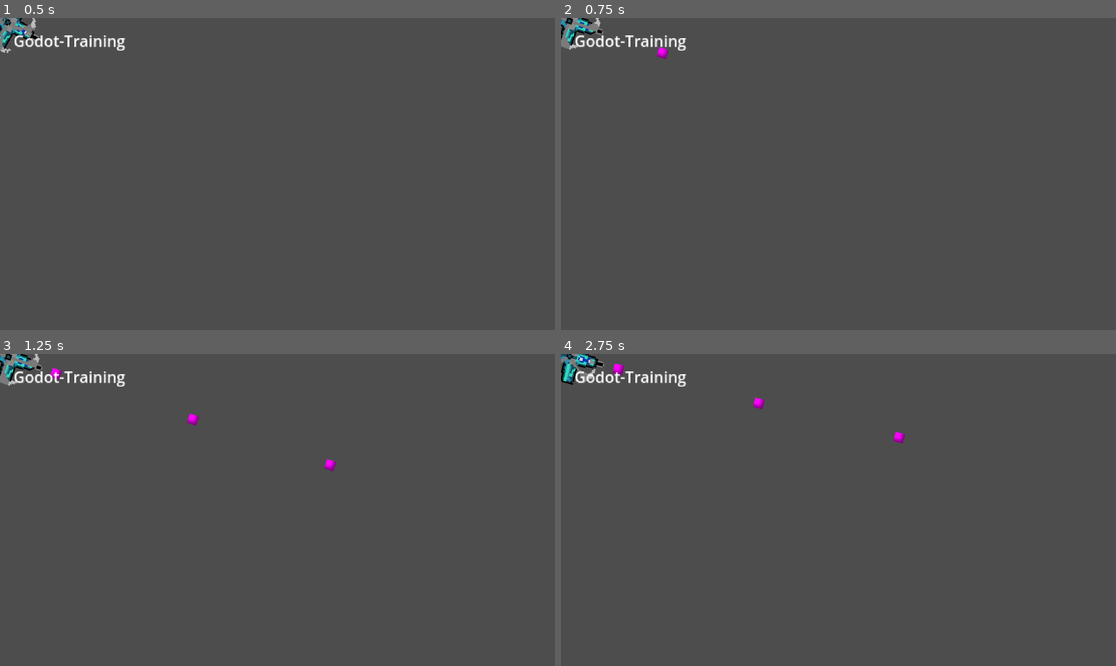
Above: before the commit, frames 1-4 (two rows, left to right).
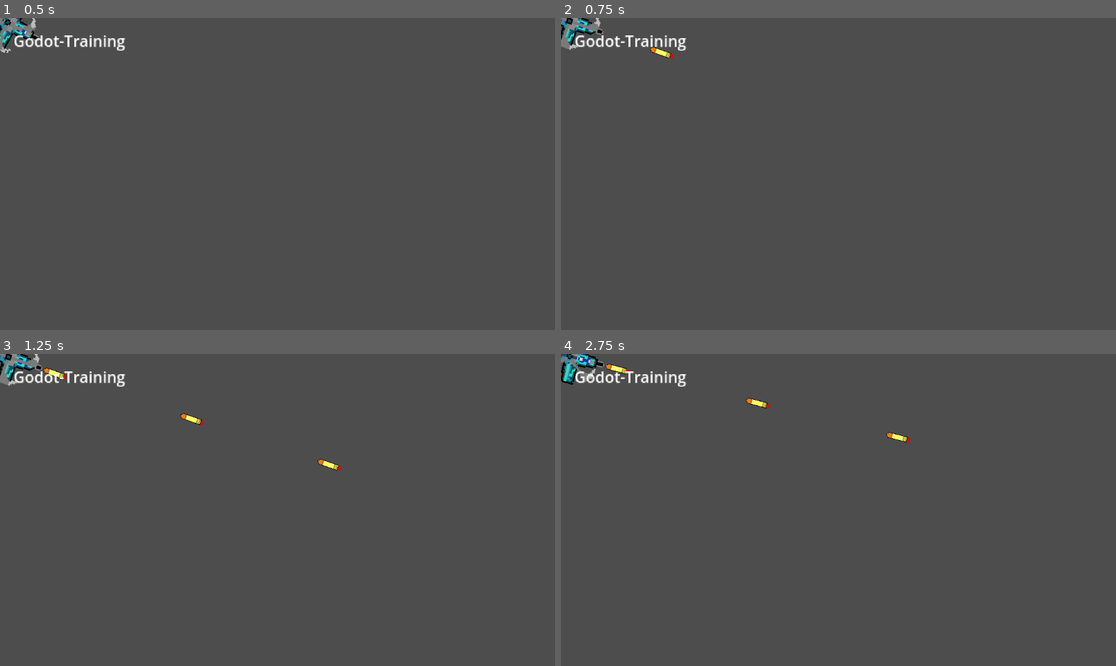
Above: after the commit, the same moments.

Repository: Aceralot/Shots-Fired
Game: Godot game, scene res://Scenes/Prototyping/PlayerMoveAndShoot.tscn
The game is run twice, just before and just after one commit, with the same random seed, the same clock (stepped at 60 frames per second) and the same inputs. This scene is started directly instead of the project's main scene.
Inputs (mouse positions are in pixels of both pictures, inside the frame that each line leads up to):
- Up to frame 1 (0.5 s): no input
- Up to frame 2 (0.75 s): move the mouse to (960, 158) at 0.52 s; hold Space (shoot) from 0.53 s (still down)
- Up to frame 3 (1.25 s): keep holding Space (shoot)
- Up to frame 4 (2.75 s): move the mouse to (727, 525) at 1.27 s; release Space (shoot) at 1.28 s; tap Space (shoot) at 1.35 s; move the mouse to (894, 441) at 2.02 s; hold Space (shoot) from 2.03 s (still down)

Frame 1 is identical in both runs. In frame 2, 0.1% of the frame differs, in the area x 16-21%, y 9-14%; in frame 3, 0.3%; in frame 4, 0.3%, in the area x 8-63%, y 3-29%.

Commit message:
Bullets now have their own animated sprites.
I have made the gun shoot animated Bullets

Diff:
--- a/Scripts/Player/Bullet.tscn
+++ b/Scripts/Player/Bullet.tscn
@@ -1,11 +1,33 @@
-[gd_scene load_steps=4 format=3 uid="uid://ckx223cqp4lg"]
+[gd_scene load_steps=7 format=3 uid="uid://ckx223cqp4lg"]
 
 [ext_resource type="Script" uid="uid://m5pa4yv0kltw" path="res://Scripts/player_area_2d.gd" id="1_jljt2"]
+[ext_resource type="Texture2D" uid="uid://o6l8ftfbs66u" path="res://Assets/Sprite/Bullet.png" id="2_rsew6"]
 
-[sub_resource type="PlaceholderTexture2D" id="PlaceholderTexture2D_rsew6"]
+[sub_resource type="AtlasTexture" id="AtlasTexture_8e8e0"]
+atlas = ExtResource("2_rsew6")
+region = Rect2(0, 0, 64, 64)
 
-[sub_resource type="CircleShape2D" id="CircleShape2D_8e8e0"]
-radius = 1.0
+[sub_resource type="AtlasTexture" id="AtlasTexture_ich3e"]
+atlas = ExtResource("2_rsew6")
+region = Rect2(64, 0, 64, 64)
+
+[sub_resource type="SpriteFrames" id="SpriteFrames_1nna1"]
+animations = [{
+"frames": [{
+"duration": 1.0,
+"texture": SubResource("AtlasTexture_8e8e0")
+}, {
+"duration": 1.0,
+"texture": SubResource("AtlasTexture_ich3e")
+}],
+"loop": true,
+"name": &"Bullet",
+"speed": 5.0
+}]
+
+[sub_resource type="CapsuleShape2D" id="CapsuleShape2D_18qo1"]
+radius = 1.1998227
+height = 11.477935
 
 [node name="Bullets" type="Node2D"]
 top_level = true
@@ -17,12 +39,18 @@
 rotation = 1.5536052
 script = ExtResource("1_jljt2")
 
-[node name="Sprite2D" type="Sprite2D" parent="Area2D"]
-scale = Vector2(20, 20)
-texture = SubResource("PlaceholderTexture2D_rsew6")
+[node name="Bullet" type="AnimatedSprite2D" parent="Area2D"]
+texture_filter = 1
+rotation = 3.1591246
+sprite_frames = SubResource("SpriteFrames_1nna1")
+animation = &"Bullet"
+autoplay = "Bullet"
+frame_progress = 0.4990378
 
 [node name="CollisionShape2D" type="CollisionShape2D" parent="Area2D"]
-scale = Vector2(1.5, 1.5)
-shape = SubResource("CircleShape2D_8e8e0")
+position = Vector2(-0.3, 0)
+rotation = 1.5831441
+scale = Vector2(5, 5)
+shape = SubResource("CapsuleShape2D_18qo1")
 
 [connection signal="body_entered" from="Area2D" to="Area2D" method="_on_body_entered"]
Binary file added: Assets/Sprite/Bullet.png
Not shown, added: Assets/Sprite/Bullet.png.import
